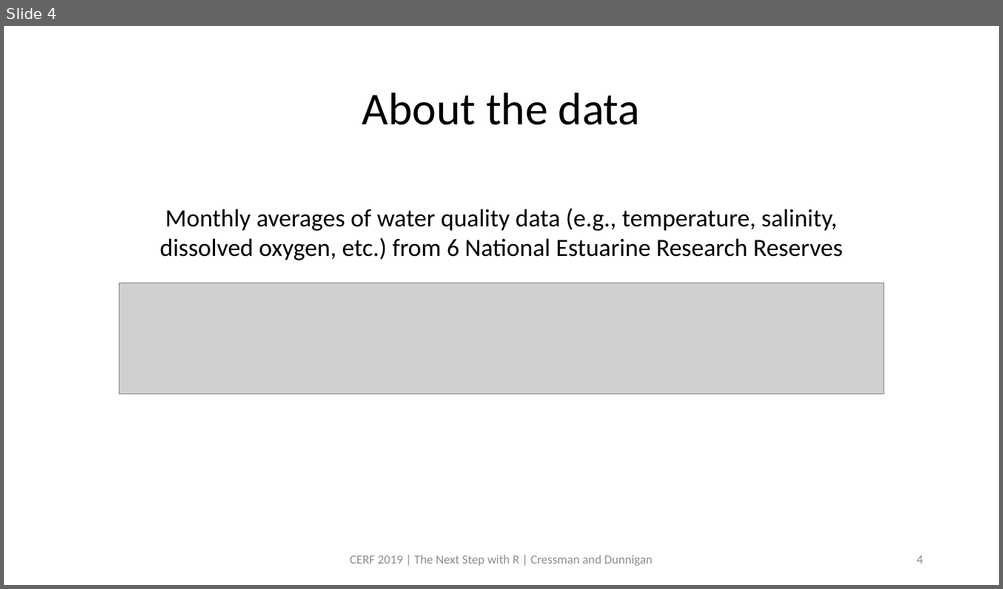
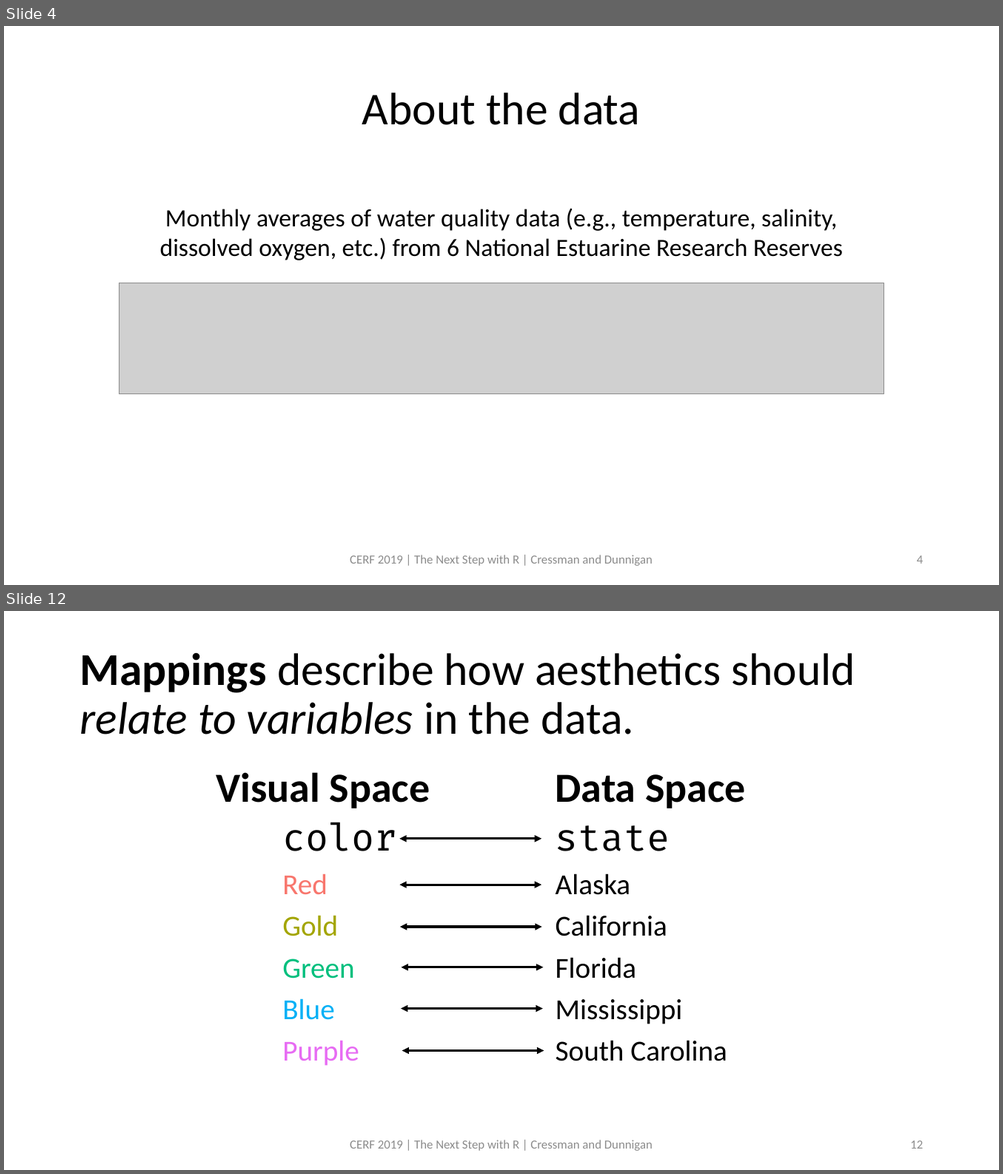
Before and after one commit to swmpkim/2019_CERF, a slide deck: slides/01_Visualize.pptx. Shown one above the other, each under a label of ours: slide 4 before the commit, slides 4 and 12 after it; the slides between them are not shown. The pictures are 1003x589 and 1003x1174 pixels, drawn with LibreOffice and Linux fonts; fonts in the diff are those of the drawing; grey boxes stand for pictures. Boxes give left, top, right and bottom in pixels: in the first picture for what was removed or moved away, otherwise in the second. Text is boxed around its words. In the diff, an @@ line names an element or a change of style, - is before the commit and + after.

Commit message:
updated visualise slides with facets

```diff
--- a/slides/01_Visualize.pptx
+++ b/slides/01_Visualize.pptx
@@ slide 12 added at <box>4,611,999,1170</box>, background #FFFFFF @@
@@ title added at <box>80,652,855,735</box>, 44 pt, text #000000 @@
+Mappings describe how aesthetics should relate to variables in the data.
@@ text added at <box>216,772,430,809</box>, 40 pt, text #000000, bold @@
+Visual Space
@@ text added at <box>555,775,745,809</box>, 40 pt, text #000000, bold @@
+Data Space
@@ text added at <box>282,822,397,1066</box>, 28 pt, text #E76BF3 @@
+color
+Red
+Gold
+Green
+Blue
+Purple
@@ text added at <box>555,826,727,1062</box>, 28 pt, text #000000 @@
+state
+Alaska
+California
+Florida
+Mississippi
+South Carolina
@@ double arrow added from (399, 839) to (541, 839), #000000 2.25 pt @@
@@ double arrow added from (399, 885) to (541, 885), #000000 2.25 pt @@
@@ double arrow added from (400, 927) to (542, 927), #000000 2.25 pt @@
@@ double arrow added from (401, 968) to (543, 968), #000000 2.25 pt @@
@@ double arrow added from (401, 1008) to (543, 1008), #000000 2.25 pt @@
@@ double arrow added from (401, 1051) to (544, 1051), #000000 2.25 pt @@
@@ text added at <box>350,1140,652,1151</box>, 12 pt, text #8C8C8C @@
+CERF 2019 | The Next Step with R | Cressman and Dunnigan
@@ page number added at <box>910,1141,922,1149</box>, 12 pt, text #8C8C8C @@
+12
```
Also in this commit, not shown: 6 slides changed, 15 other slides added, 1 other file.
